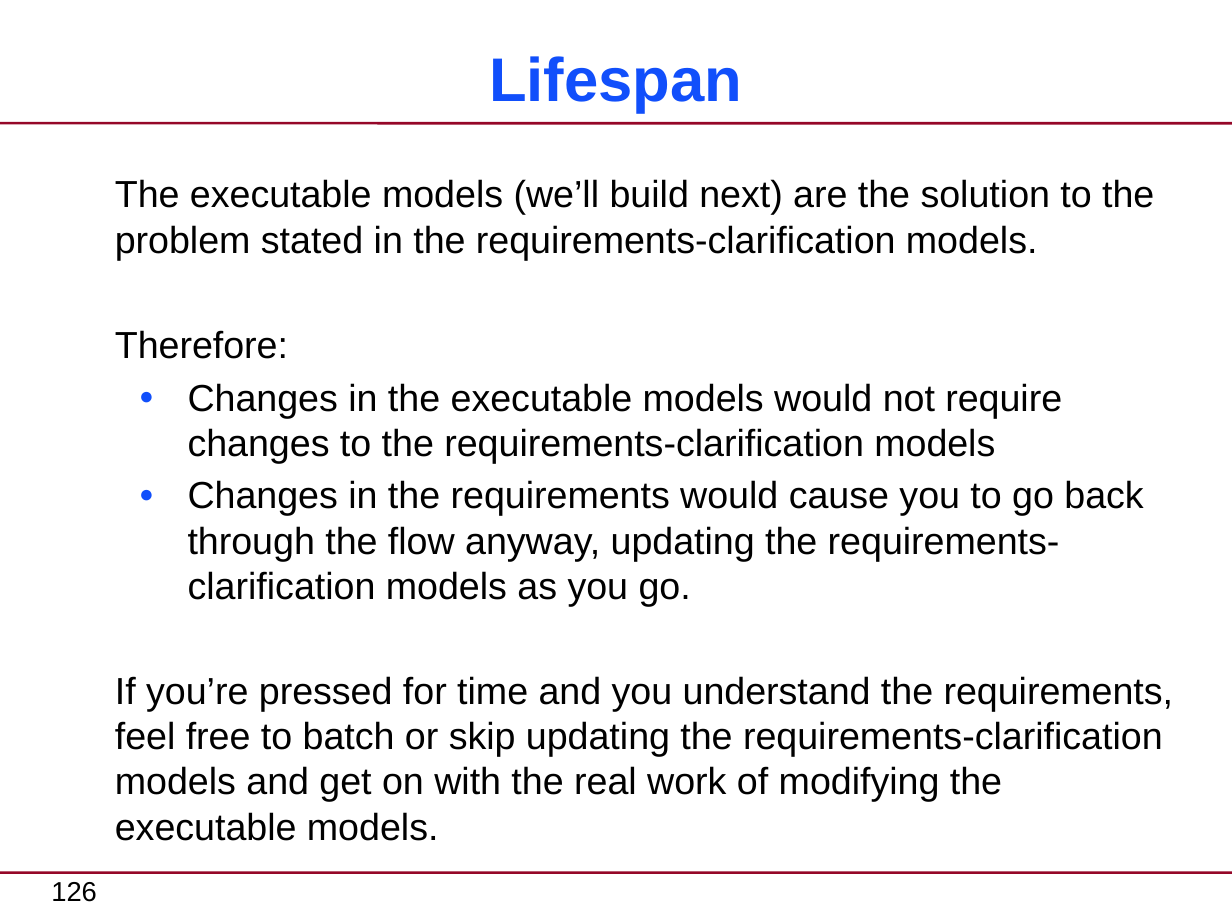
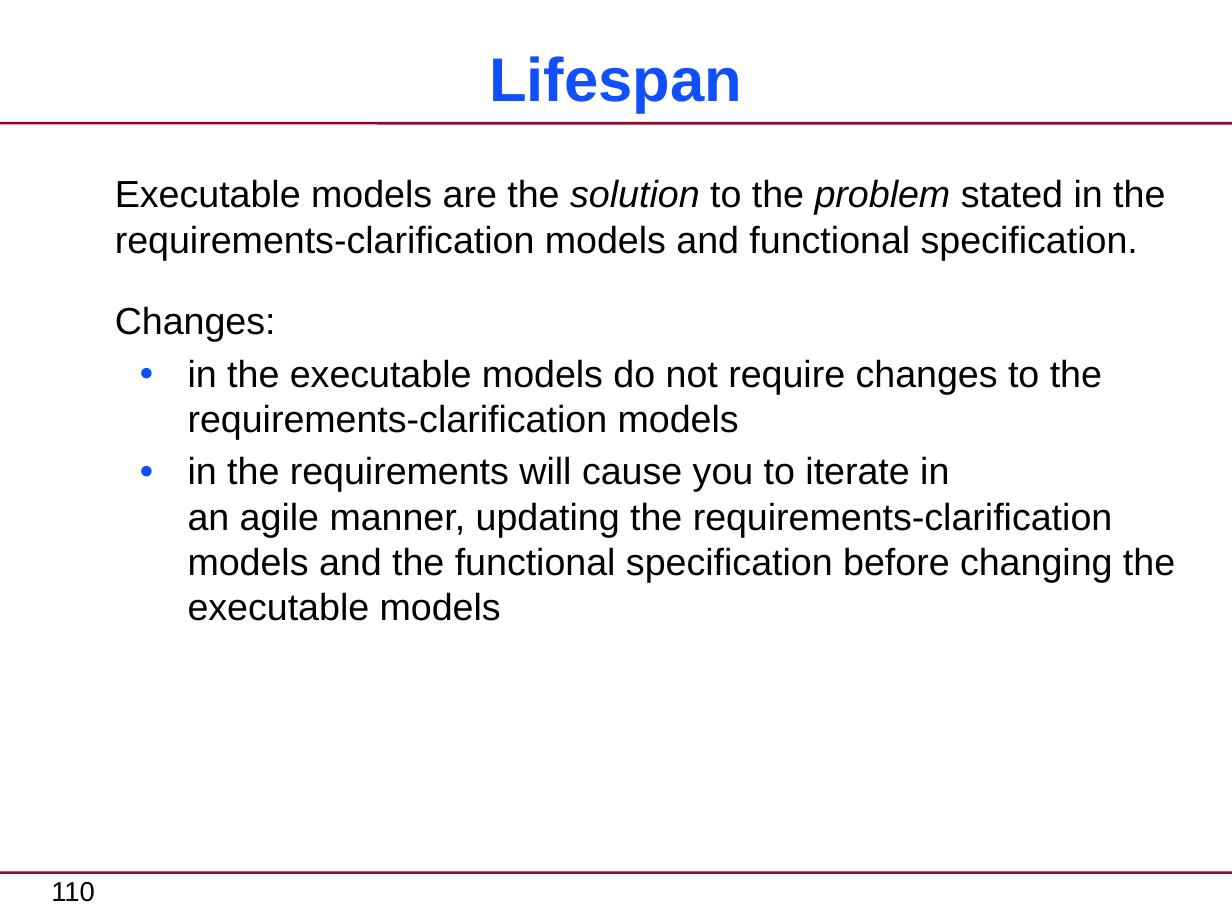
Before and after one commit to xtuml/training, a slide deck: slide 110 of courses/xtUML-Modeling/Requirements-Clarification/RequirementsClarification-CourseSlides.pptx (slide 126 before the commit). Drawn at 1232x924 pixels with LibreOffice and Linux fonts; fonts in the diff are those of the drawing. Boxes give left, top, right and bottom in pixels: in the first picture for what was removed or moved away, otherwise in the second. Text is boxed around its words. In the diff, an @@ line names an element or a change of style, - is before the commit and + after.

```diff
--- a/courses/xtUML-Modeling/Requirements-Clarification/RequirementsClarification-CourseSlides.pptx
+++ b/courses/xtUML-Modeling/Requirements-Clarification/RequirementsClarification-CourseSlides.pptx
@@ text at (115,179,1175,621): text changed @@
-The executable models (we’ll build next) are the solution to the problem stated in the requirements-clarification models.
-Therefore:
-  ● Changes in the executable models would not require changes to the requirements-clarification models
-  ● Changes in the requirements would cause you to go back through the flow anyway, updating the requirements-clarification models as you go.
-If you’re pressed for time and you understand the requirements, feel free to batch or skip updating the requirements-clarification models and get on with the real work of modifying the executable models.
+Executable models are the solution to the problem stated in the requirements-clarification models and functional specification.
+Changes:
+  ● in the executable models do not require changes to the requirements-clarification models
+  ● in the requirements will cause you to iterate in
+    an agile manner, updating the requirements-clarification models and the functional specification before changing the executable models
@@ page number at (51,882,94,902): text changed @@
-126
+110
```
Also in this commit, not shown: 44 other slides changed, 17 slides added, 34 slides removed.
